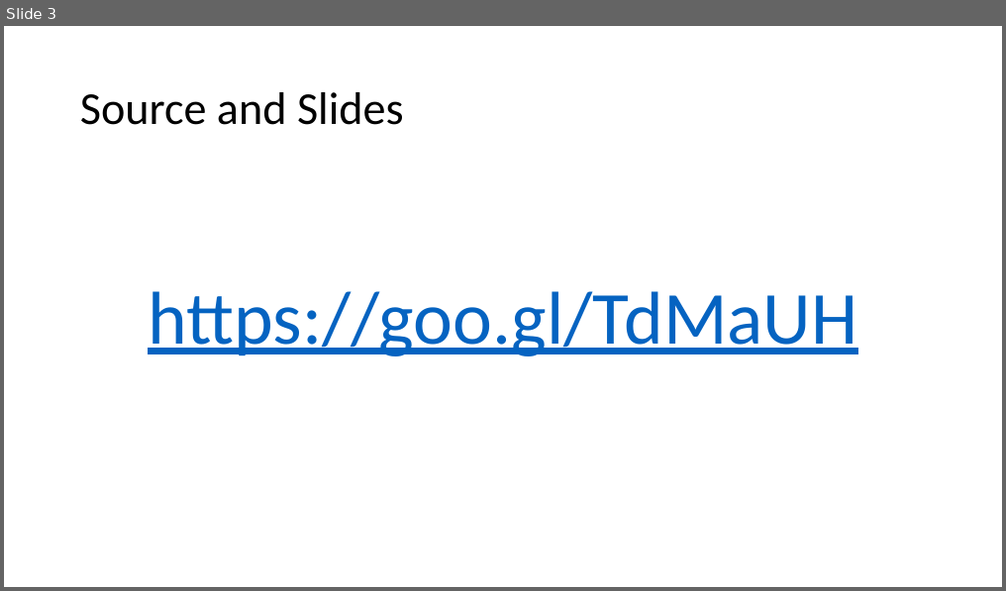
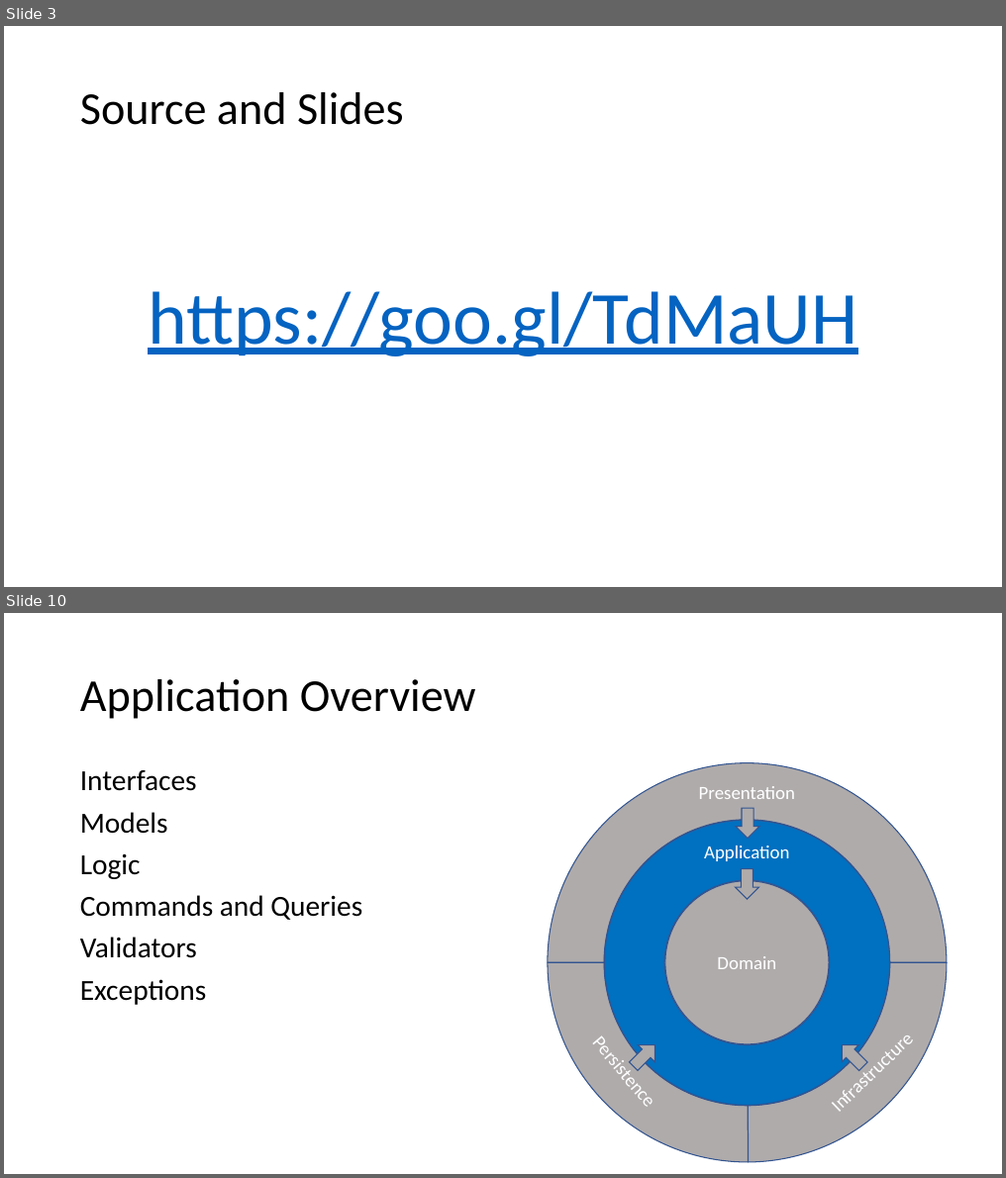
Before and after one commit to EnterpriseProductsLP/tag-tech-spikes, a slide deck: src/end-to-end-example/Presentation/Clean Architecture with .Net Core.pptx. Shown one above the other, each under a label of ours: slide 3 before the commit, slides 3 and 10 after it; the slides between them are not shown. The pictures are 1006x591 and 1006x1178 pixels, drawn with LibreOffice and Linux fonts; fonts in the diff are those of the drawing. Boxes give left, top, right and bottom in pixels: in the first picture for what was removed or moved away, otherwise in the second. Text is boxed around its words. In the diff, an @@ line names an element or a change of style, - is before the commit and + after.

```diff
--- a/src/end-to-end-example/Presentation/Clean Architecture with .Net Core.pptx
+++ b/src/end-to-end-example/Presentation/Clean Architecture with .Net Core.pptx
@@ slide 10 added at box(4, 613, 1002, 1174), background #FFFFFF @@
@@ title added at box(80, 679, 476, 719), 44 pt, text #000000 @@
+Application Overview
@@ text added at box(80, 770, 362, 1005), 28 pt, text #000000 @@
+Interfaces
+Models
+Logic
+Commands and Queries
+Validators
+Exceptions
@@ arch (boxed as its full ring) added at box(548, 763, 946, 1162), fill #AFABAB, outline #325491 1 pt @@
@@ arch (boxed as its full ring) added at box(548, 763, 946, 1162), fill #AFABAB, outline #325491 1 pt @@
@@ arch (boxed as its full ring) added at box(548, 763, 946, 1162), fill #AFABAB, outline #325491 1 pt @@
@@ text added at box(699, 786, 795, 799), 18 pt, text #FFFFFF @@
+Presentation
@@ donut added at box(604, 820, 890, 1106), fill #0070C0, outline #325491 1 pt @@
@@ right arrow added at box(736, 808, 759, 839), fill #AFABAB, outline #325491 1 pt @@
@@ text added at box(704, 846, 790, 861), 18 pt, text #FFFFFF @@
+Application
@@ right arrow added at box(735, 869, 758, 899), fill #AFABAB, outline #325491 1 pt @@
@@ ellipse added at box(665, 881, 829, 1045), fill #AFABAB, outline #325491 1 pt, 18 pt, text #FFFFFF @@
+Domain
@@ text added at box(581, 1023, 669, 1121), 18 pt, text #FFFFFF @@
+Persistence
@@ text added at box(818, 1019, 925, 1125), 18 pt, text #FFFFFF @@
+Infrastructure
@@ right arrow added at box(625, 1037, 663, 1075), fill #AFABAB, outline #325491 1 pt @@
@@ right arrow added at box(834, 1037, 872, 1075), fill #AFABAB, outline #325491 1 pt @@
```
Also in this commit, not shown: 2 slides changed, 7 other slides added, 22 other files.
